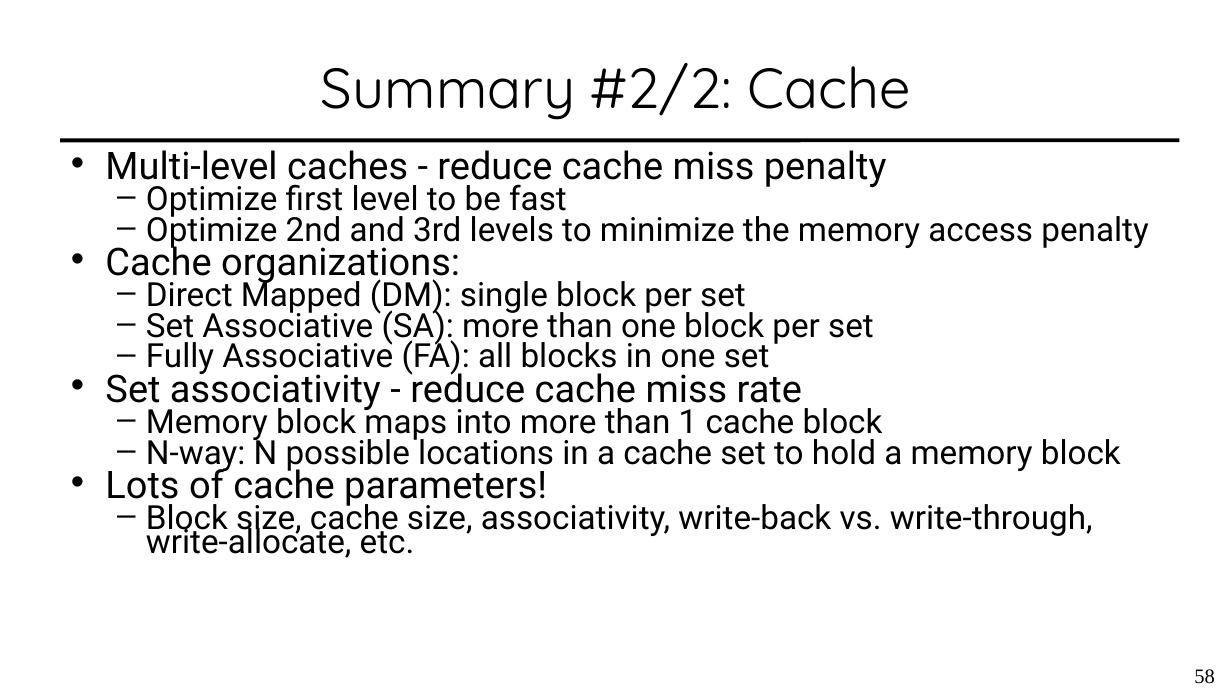
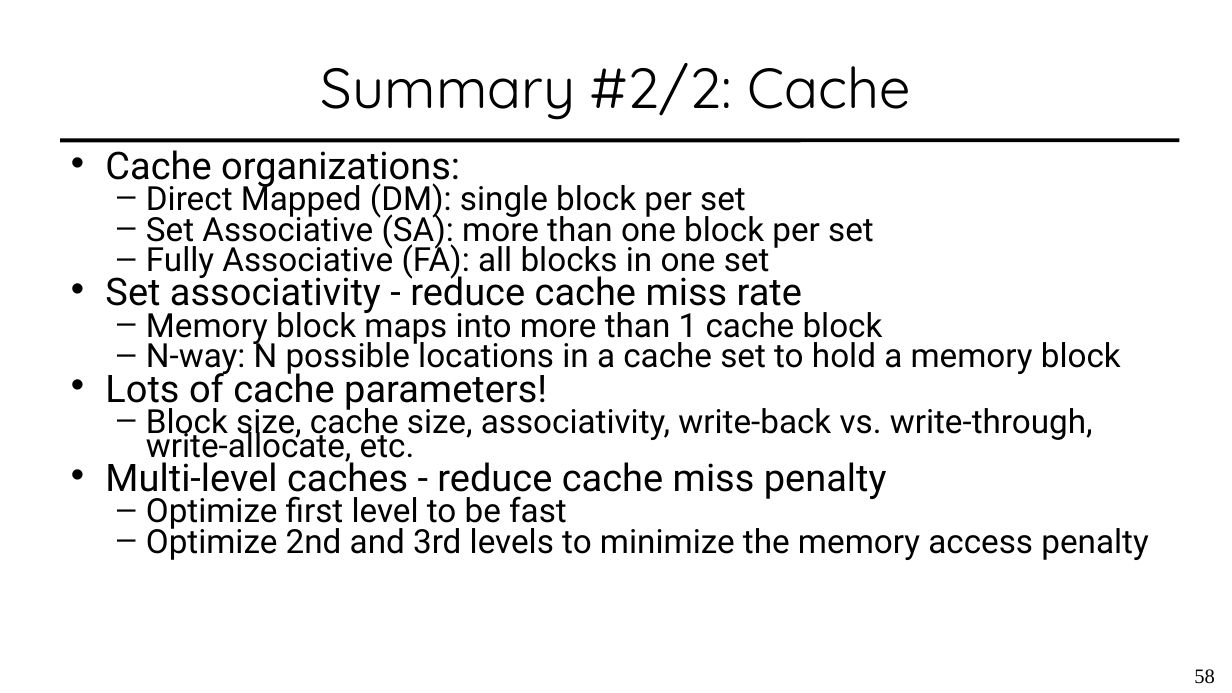
Before and after one commit to guhofstra/CSC256Fa25, a slide deck: slide 58 of PPTs/LXX Cache.pptx. Drawn at 1232x693 pixels with LibreOffice and Linux fonts; fonts in the diff are those of the drawing. Boxes give left, top, right and bottom in pixels: in the first picture for what was removed or moved away, otherwise in the second. Text is boxed around its words. In the diff, an @@ line names an element or a change of style, - is before the commit and + after.

```diff
--- a/PPTs/LXX Cache.pptx
+++ b/PPTs/LXX Cache.pptx
@@ text at bbox=[105, 150, 1148, 249]: paragraphs removed @@
-• Multi-level caches - reduce cache miss penalty
-  – Optimize first level to be fast
-  – Optimize 2nd and 3rd levels to minimize the memory access penalty
@@ text at bbox=[105, 457, 1148, 560]: paragraphs added @@
+• Multi-level caches - reduce cache miss penalty
+  – Optimize first level to be fast
+  – Optimize 2nd and 3rd levels to minimize the memory access penalty
```
Also in this commit, not shown: 3 other slides changed, 1 slide added, 1 slide removed, 8 other files.
